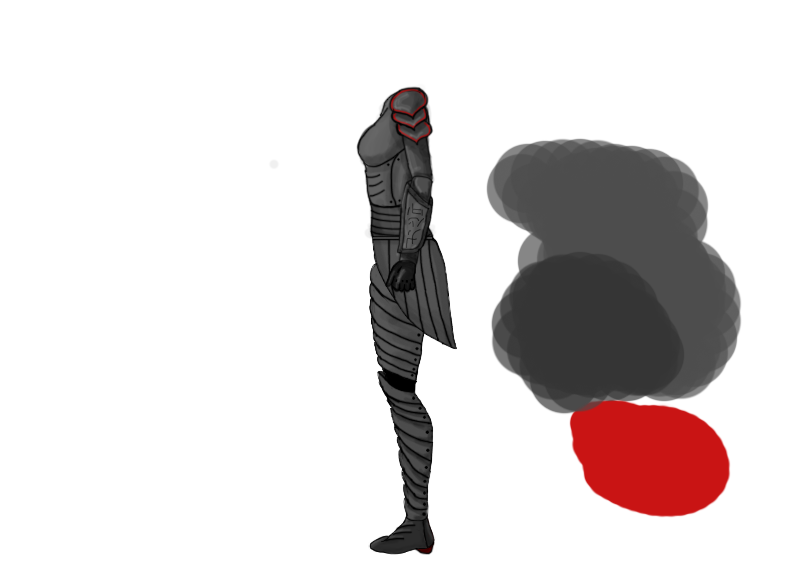
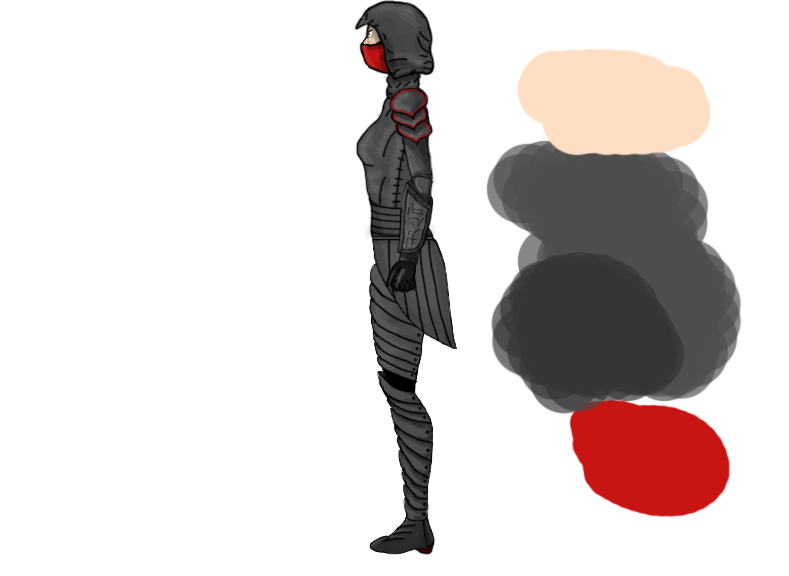
Layer changes from the first w=789, h=576 image to the second:
added layer "Head Lines" above "Shades" over [354, 0, 436, 83]
added layer "Shades" (1st of 3) above "Head Gray" over [354, 1, 436, 80]
added layer "Head Gray" above "Eyes" over [356, 0, 435, 80]
added layer "Eyes" above "Shades" over [366, 28, 374, 45]
added layer "Shades" (2nd of 3) above "¨Mouth Mask" over [361, 40, 392, 76]
added layer "¨Mouth Mask" above "Shades" over [359, 41, 393, 75]
added layer "Shades" (3rd of 3) above "Face" over [365, 21, 384, 50]
added layer "Face" above "Front hand" over [363, 22, 383, 50]
hid "Upper Chest 3" over [269, 83, 432, 235]
added layer "Neck 2" above "Layer 6" over [385, 72, 422, 100]
added layer "Layer 6" above "Neck 2 Color" over [382, 71, 423, 101]
added layer "Neck 2 Color" above "Neck" over [385, 69, 421, 100]
showed "Upper Chest 2" over [355, 85, 431, 214]
painted on "Layer 5" over [516, 48, 712, 156]
